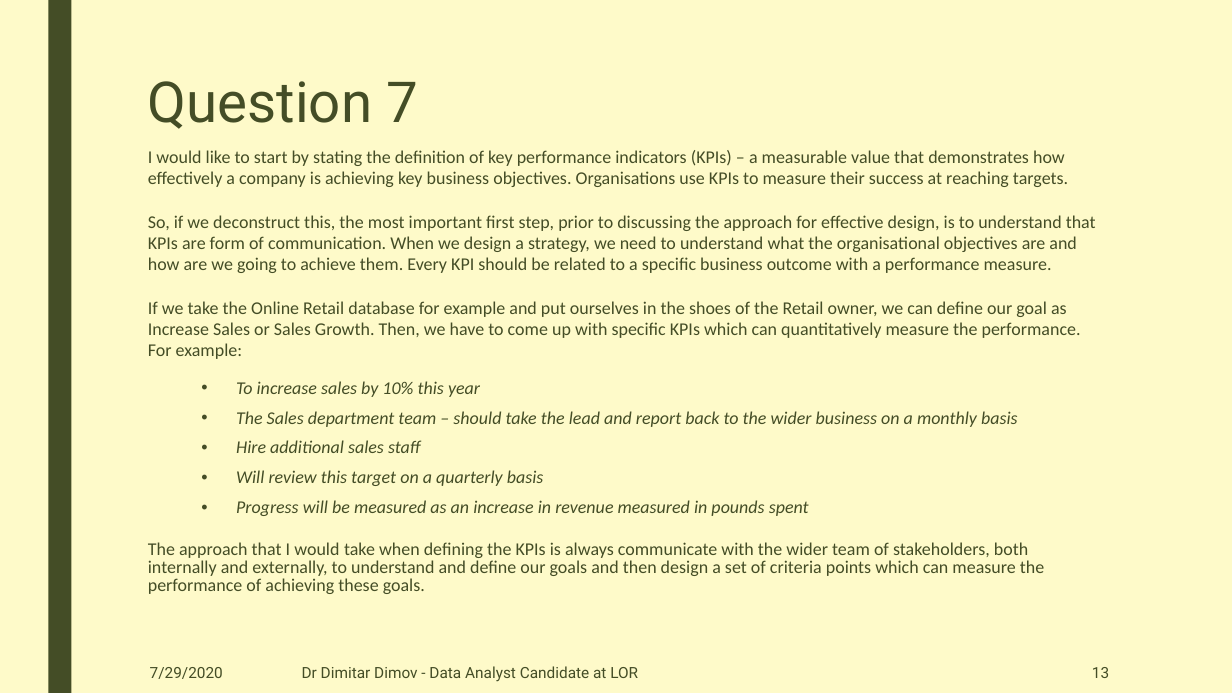
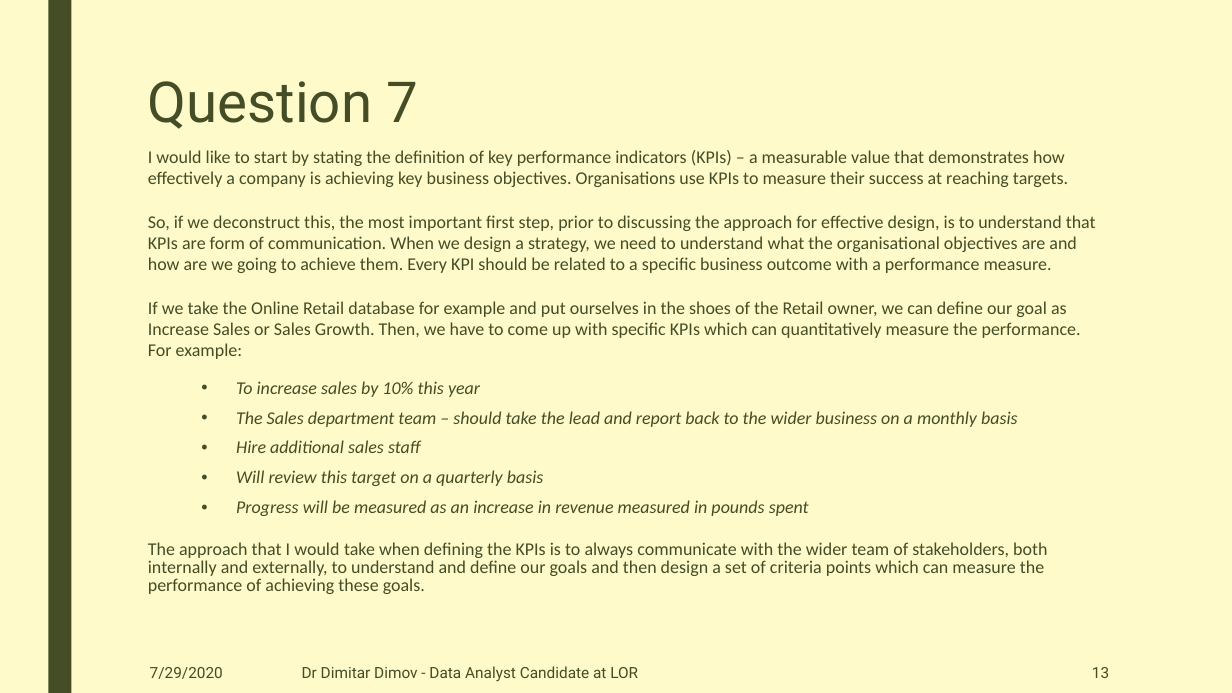
Before and after one commit to DimovDimitar/LOR_Technical_Assessment, a slide deck: slide 13 of DimitarDimovDataAnalystTechAssessmentAnswers.pptx. Drawn at 1232x693 pixels with LibreOffice and Linux fonts; fonts in the diff are those of the drawing. Boxes give left, top, right and bottom in pixels: in the first picture for what was removed or moved away, otherwise in the second. Text is boxed around its words. In the diff, an @@ line names an element or a change of style, - is before the commit and + after.

```diff
--- a/DimitarDimovDataAnalystTechAssessmentAnswers.pptx
+++ b/DimitarDimovDataAnalystTechAssessmentAnswers.pptx
@@ text at box(148, 542, 1047, 594): text changed @@
-The approach that I would take when defining the KPIs is always communicate with the wider team of stakeholders, both internally and externally, to understand and define our goals and then design a set of criteria points which can measure the performance of achieving these goals.
+The approach that I would take when defining the KPIs is to always communicate with the wider team of stakeholders, both internally and externally, to understand and define our goals and then design a set of criteria points which can measure the performance of achieving these goals.
```
Also in this commit, not shown: 7 other slides changed, 4 other files.
